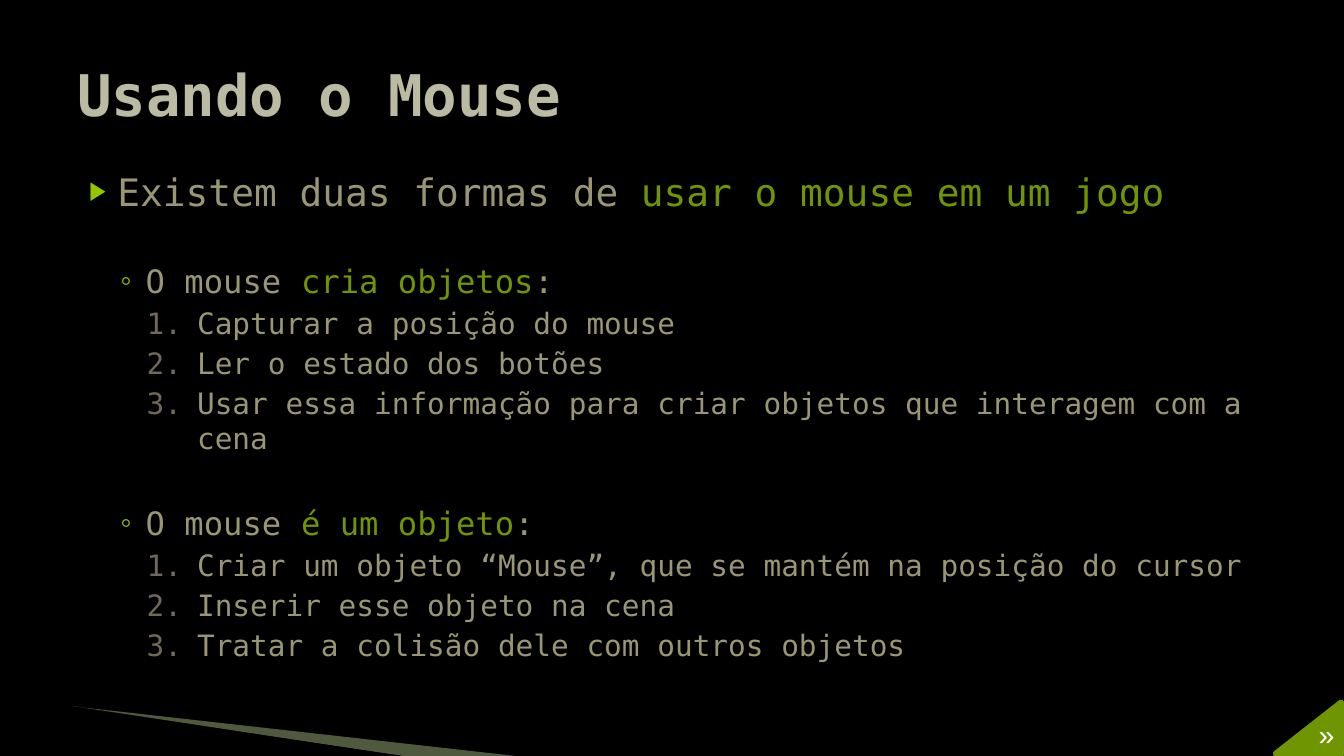
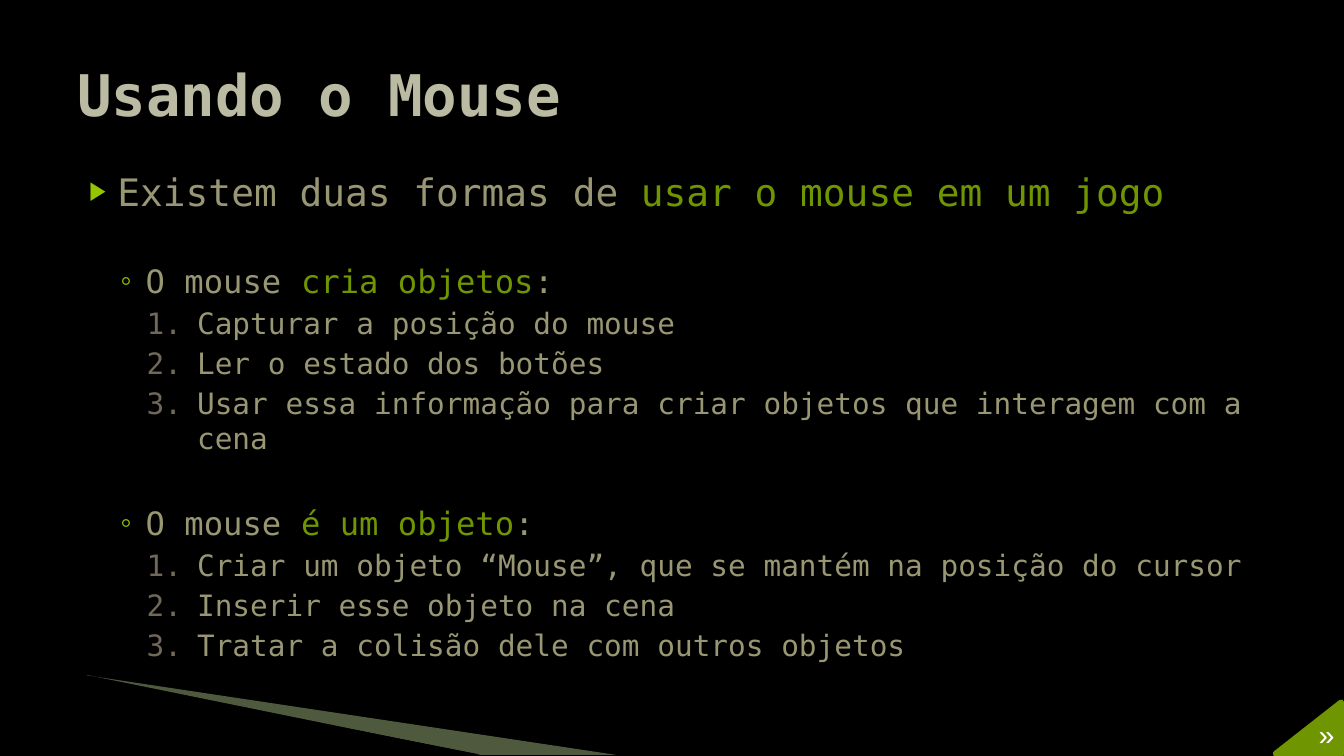
Before and after one commit to JudsonSS/Jogos, a slide deck: slide 8 of Slides/17. Interação com o Mouse.pptx. Drawn at 1344x756 pixels with LibreOffice and Linux fonts; fonts in the diff are those of the drawing; background and template pictures are left out. Boxes give left, top, right and bottom in pixels: in the first picture for what was removed or moved away, otherwise in the second. Text is boxed around its words. In the diff, an @@ line names an element or a change of style, - is before the commit and + after.

```diff
--- a/Slides/17. Interação com o Mouse.pptx
+++ b/Slides/17. Interação com o Mouse.pptx
@@ freeform shape: place and size @@
-freeform shape at [72,708,408,756]
+freeform shape at [85,678,480,755]
@@ freeform shape: place and size @@
-freeform shape at [74,707,524,756]
+freeform shape at [88,676,617,755]
```
Also in this commit, not shown: 8 other slides changed.
